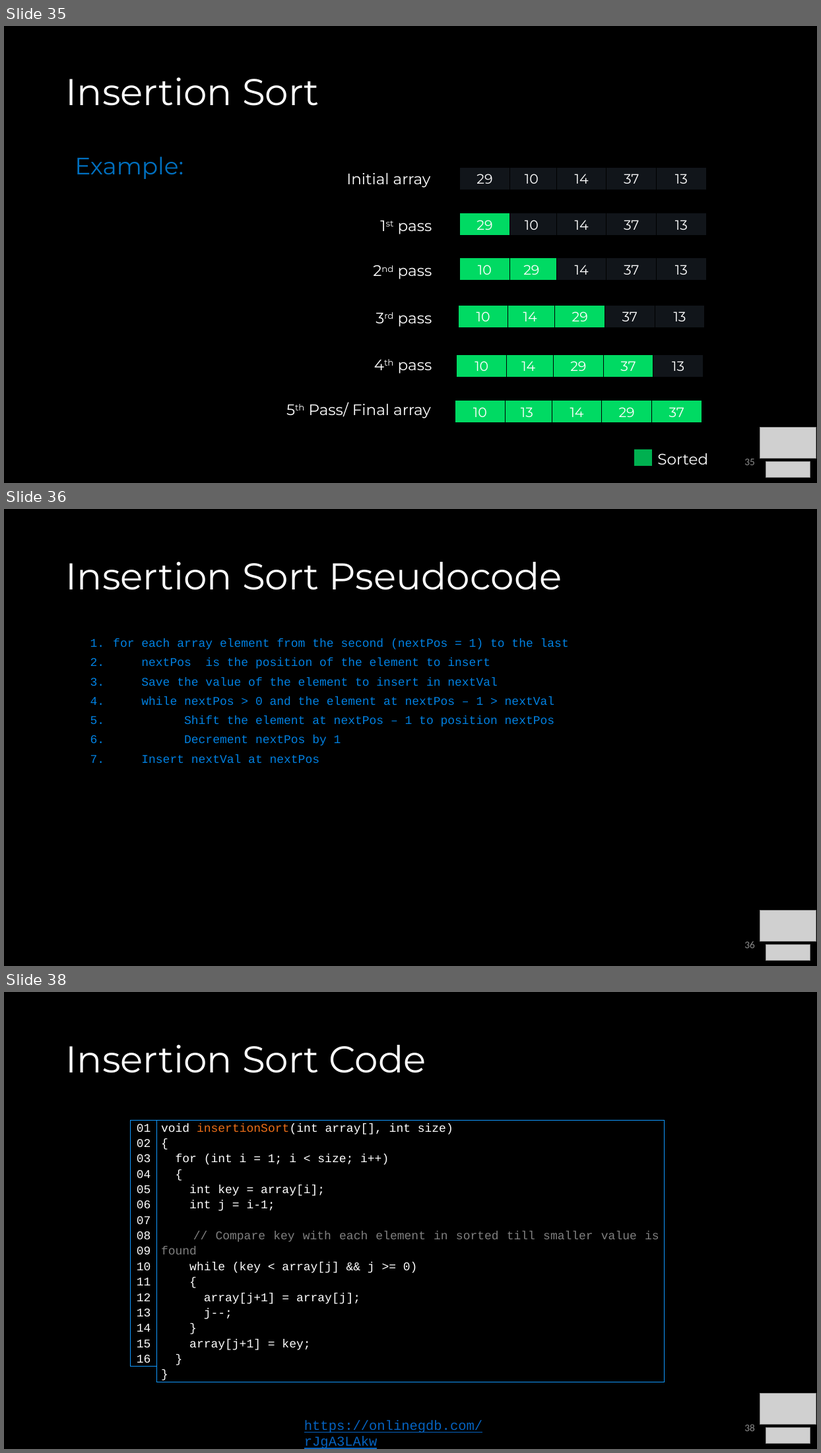
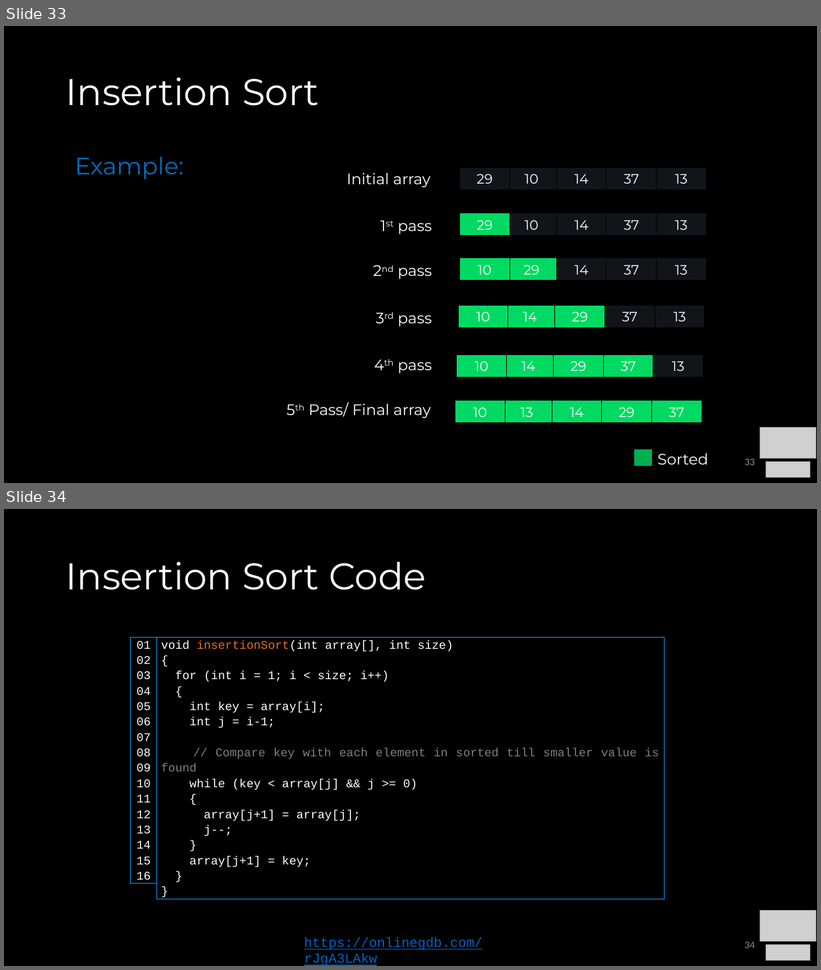
Before and after one commit to COP3530/Instructional-Content, a slide deck: Slides/Slides-PPT/6 - Sorting.pptx. Shown one above the other, each under a label of ours: slides 35, 36 and 38 before the commit, slides 33 and 34 after it; the slides between them are not shown. The pictures are 821x1453 and 821x970 pixels, drawn with LibreOffice and Linux fonts; fonts in the diff are those of the drawing; grey boxes stand for pictures. Boxes give left, top, right and bottom in pixels: in the first picture for what was removed or moved away, otherwise in the second. Text is boxed around its words. In the diff, an @@ line names an element or a change of style, - is before the commit and + after.

```diff
--- a/Slides/Slides-PPT/6 - Sorting.pptx
+++ b/Slides/Slides-PPT/6 - Sorting.pptx
@@ slide 36 removed at [4,509,817,966], background #000000 @@
@@ title removed at [66,562,562,590] @@
-Insertion Sort Pseudocode
@@ text removed at [113,639,569,763] @@
-1. for each array element from the second (nextPos = 1) to the last
-2. nextPos is the position of the element to insert
-3. Save the value of the element to insert in nextVal
-4. while nextPos > 0 and the element at nextPos – 1 > nextVal
-5. Shift the element at nextPos – 1 to position nextPos
-6. Decrement nextPos by 1
-7. Insert nextVal at nextPos
@@ picture removed at [760,911,816,942] @@
@@ page number removed at [745,941,755,949] @@
-36
@@ picture removed at [766,945,811,961] @@
@@ what was slide 35 is now slide 33 @@
@@ page number at [745,459,755,466]: text changed @@
-35
+33
@@ what was slide 38 is now slide 34 @@
@@ page number at [745,942,755,949]: text changed @@
-38
+34
```
Also in this commit, not shown: 9 slides changed, 2 other slides removed, 2 other files.
